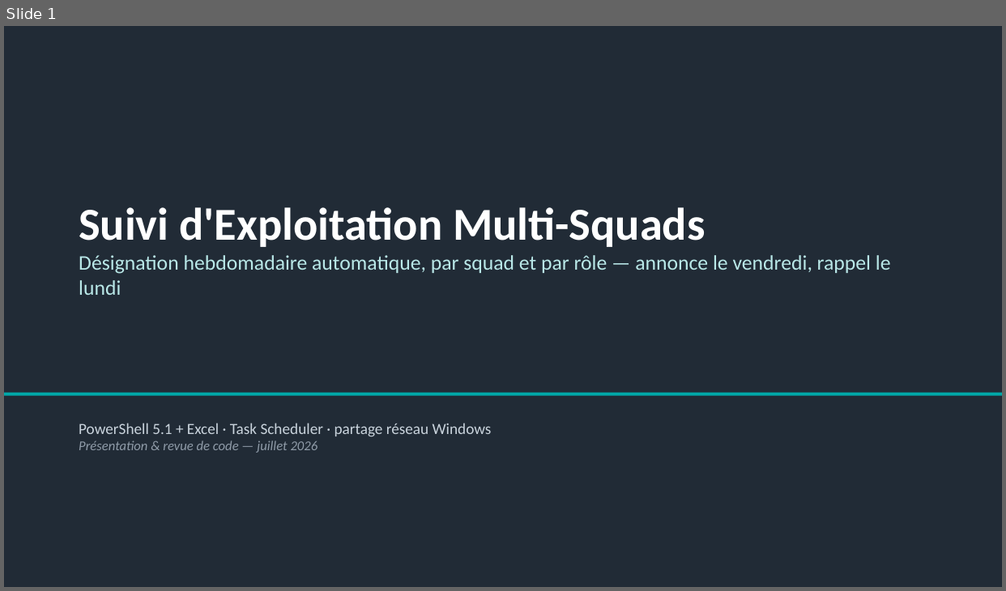
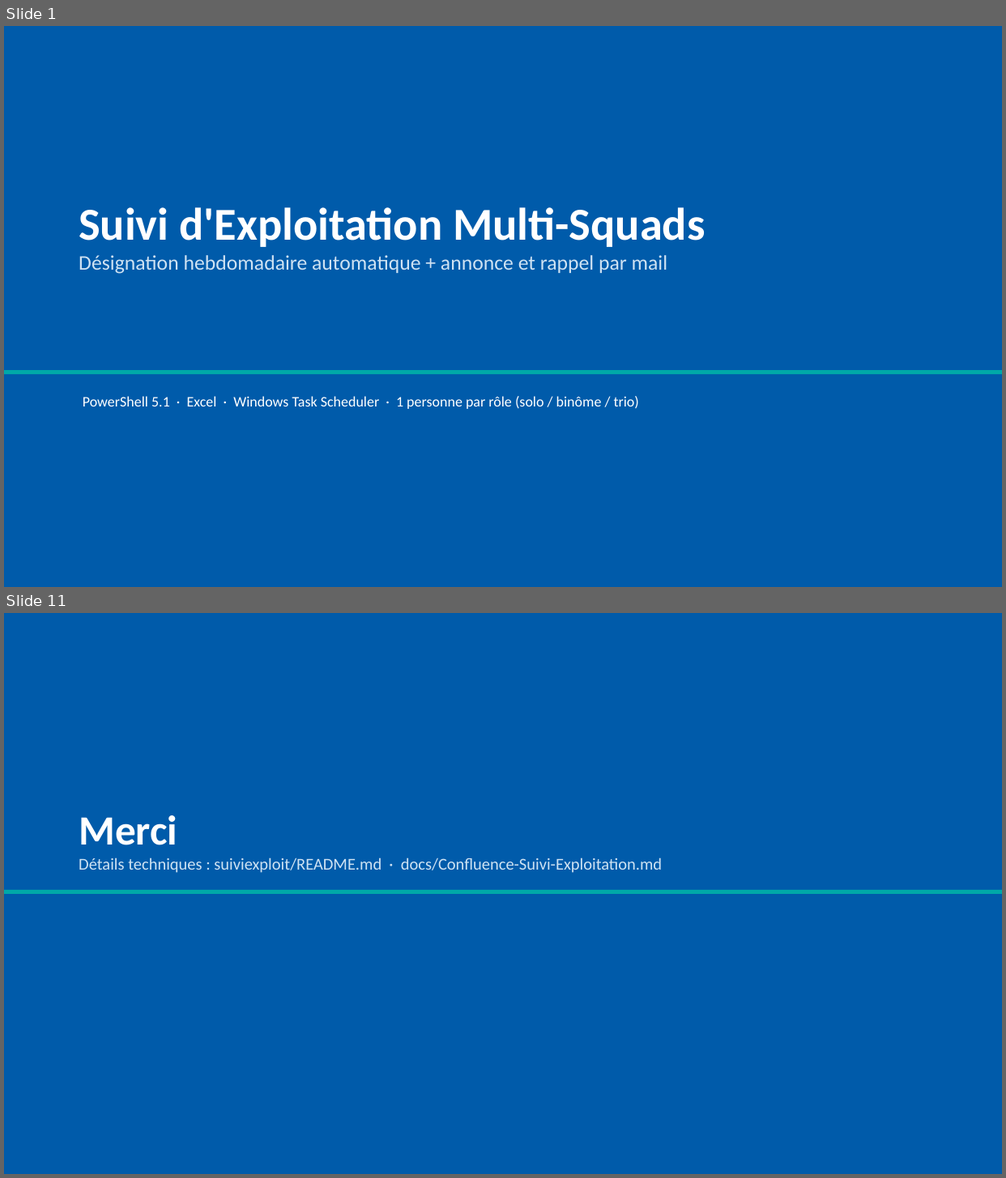
Before and after one commit to lucasyessad/mon_env, a slide deck: docs/Presentation-Suivi-Exploitation.pptx. Shown one above the other, each under a label of ours: slide 1 before the commit, slides 1 and 11 after it; the slides between them are not shown. The pictures are 1006x591 and 1006x1178 pixels, drawn with LibreOffice and Linux fonts; fonts in the diff are those of the drawing. Boxes give left, top, right and bottom in pixels: in the first picture for what was removed or moved away, otherwise in the second. Text is boxed around its words. In the diff, an @@ line names an element or a change of style, - is before the commit and + after.

```diff
--- a/docs/Presentation-Suivi-Exploitation.pptx
+++ b/docs/Presentation-Suivi-Exploitation.pptx
@@ slide 11 added at bbox=[4, 613, 1002, 1174], background #FFFFFF @@
@@ rectangle added at bbox=[4, 613, 1002, 1174], fill #005BAA @@
@@ text added at bbox=[79, 815, 662, 873], 16 pt, text #CFE2F3 @@
+Merci
+Détails techniques : suiviexploit/README.md · docs/Confluence-Suivi-Exploitation.md
@@ rectangle added at bbox=[4, 890, 1002, 895], fill #00A8A8 @@
@@ slide 1 changed as well @@
@@ rectangle at bbox=[4, 26, 1002, 587]: fill #212B36 to #005BAA @@
@@ text at bbox=[79, 255, 668, 274]: text changed; text colour #B9E8E8 to #CFE2F3 @@
-Désignation hebdomadaire automatique, par squad et par rôle — annonce le vendredi, rappel le lundi
+Désignation hebdomadaire automatique + annonce et rappel par mail
@@ rectangle: place and size @@
-rectangle at bbox=[4, 393, 1002, 396]
+rectangle at bbox=[4, 370, 1002, 375]
@@ text at bbox=[83, 396, 639, 409]: text changed; size 15 to 14 pt; text colour #C9D3DC to #FFFFFF @@
-PowerShell 5.1 + Excel · Task Scheduler · partage réseau Windows
-Présentation & revue de code — juillet 2026
+PowerShell 5.1 · Excel · Windows Task Scheduler · 1 personne par rôle (solo / binôme / trio)
```
Also in this commit, not shown: 2 other slides changed, 7 other slides added, 10 slides removed, 7 other files.
